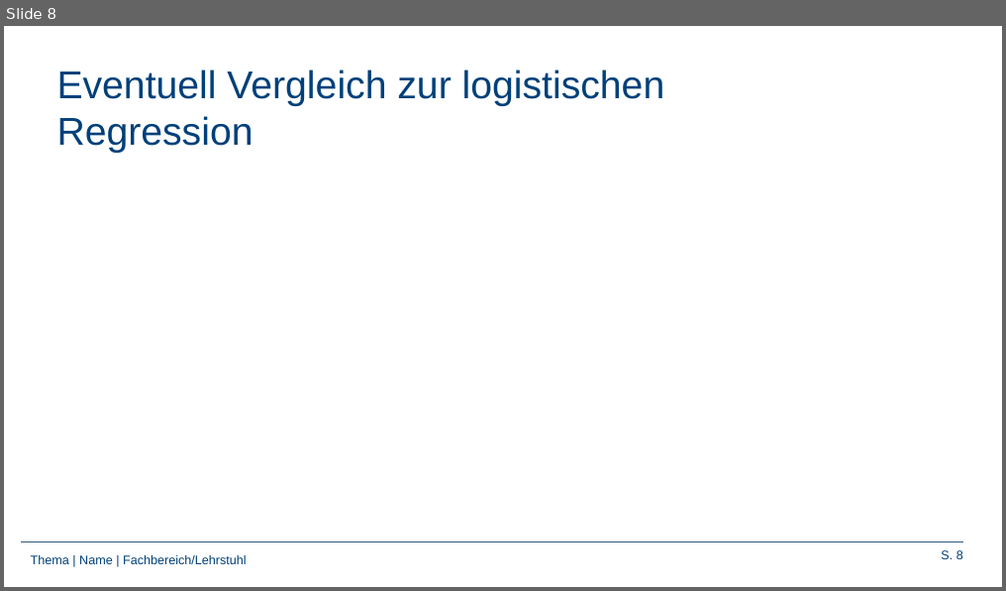
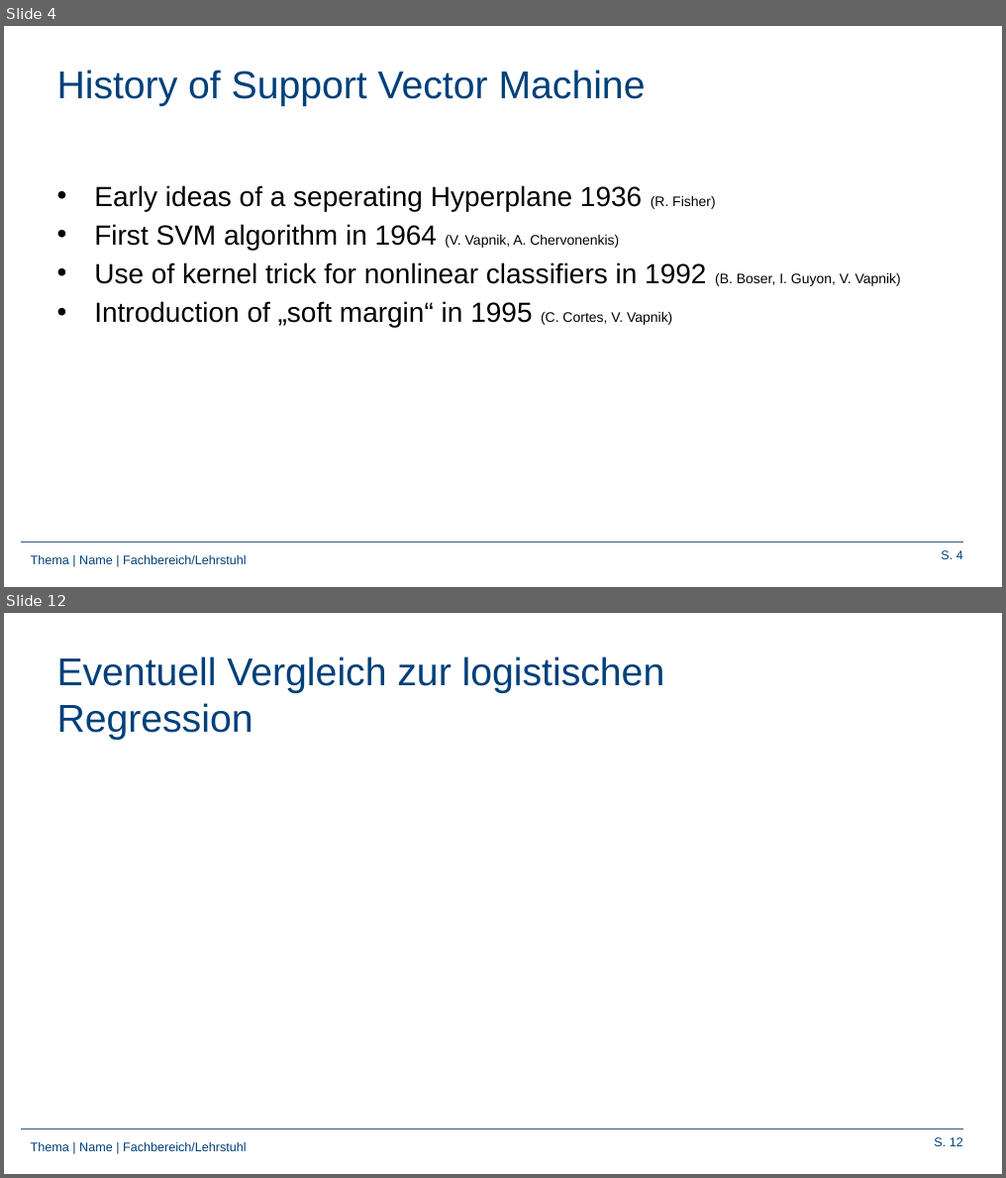
Before and after one commit to Frandersch/Statistical-Machine-Learning, a slide deck: Präsentation/Support Vector Machines.pptx. Shown one above the other, each under a label of ours: slide 8 before the commit, slides 4 and 12 after it; the slides between them are not shown. The pictures are 1006x591 and 1006x1178 pixels, drawn with LibreOffice and Linux fonts; fonts in the diff are those of the drawing; background and template pictures are left out. Boxes give left, top, right and bottom in pixels: in the first picture for what was removed or moved away, otherwise in the second. Text is boxed around its words. In the diff, an @@ line names an element or a change of style, - is before the commit and + after.

```diff
--- a/Präsentation/Support Vector Machines.pptx
+++ b/Präsentation/Support Vector Machines.pptx
@@ slide 4 added at (4, 26, 1002, 587), background #FFFFFF; not listed: 3 template elements that a slide beside it also shows @@
@@ title added at (57, 70, 646, 106), 28 pt, text #00407A @@
+History of Support Vector Machine
@@ text added at (94, 185, 901, 327), 20 pt, text #000000 @@
+• Early ideas of a seperating Hyperplane 1936 (R. Fisher)
+• First SVM algorithm in 1964 (V. Vapnik, A. Chervonenkis)
+• Use of kernel trick for nonlinear classifiers in 1992 (B. Boser, I. Guyon, V. Vapnik)
+• Introduction of „soft margin“ in 1995 (C. Cortes, V. Vapnik)
@@ what was slide 8 is now slide 12 @@
@@ page number at (934, 1138, 963, 1147): text changed @@
-S. 8
+S. 12
```
Also in this commit, not shown: 2 slides changed, 8 other slides added, 5 slides removed.
